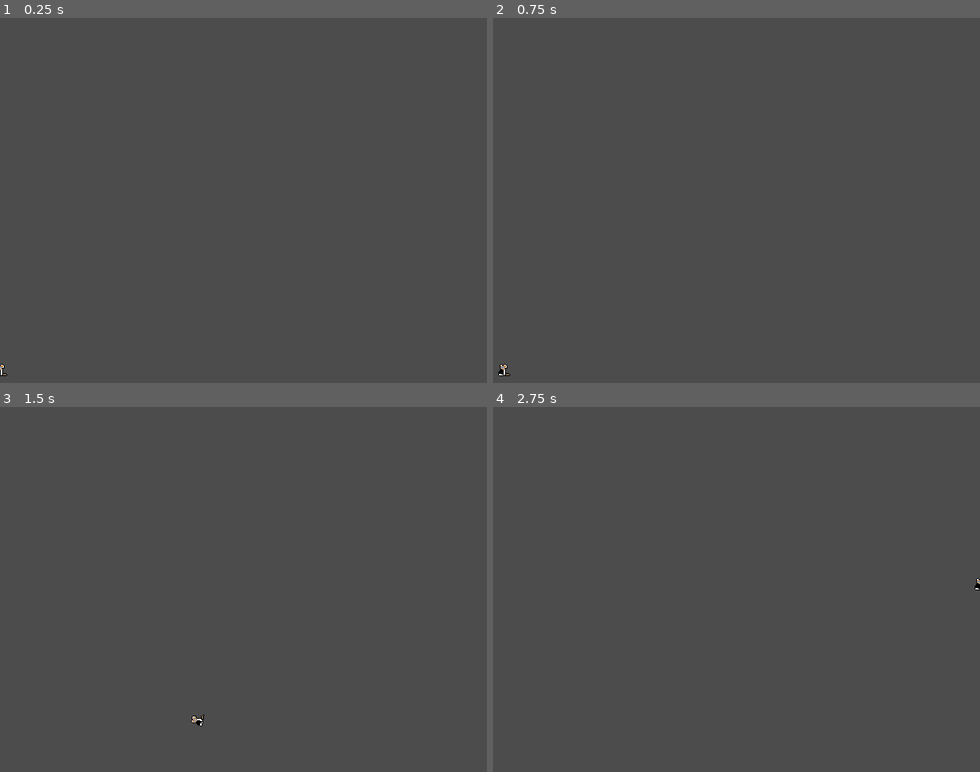
Above: before the commit, frames 1-4 (two rows, left to right).
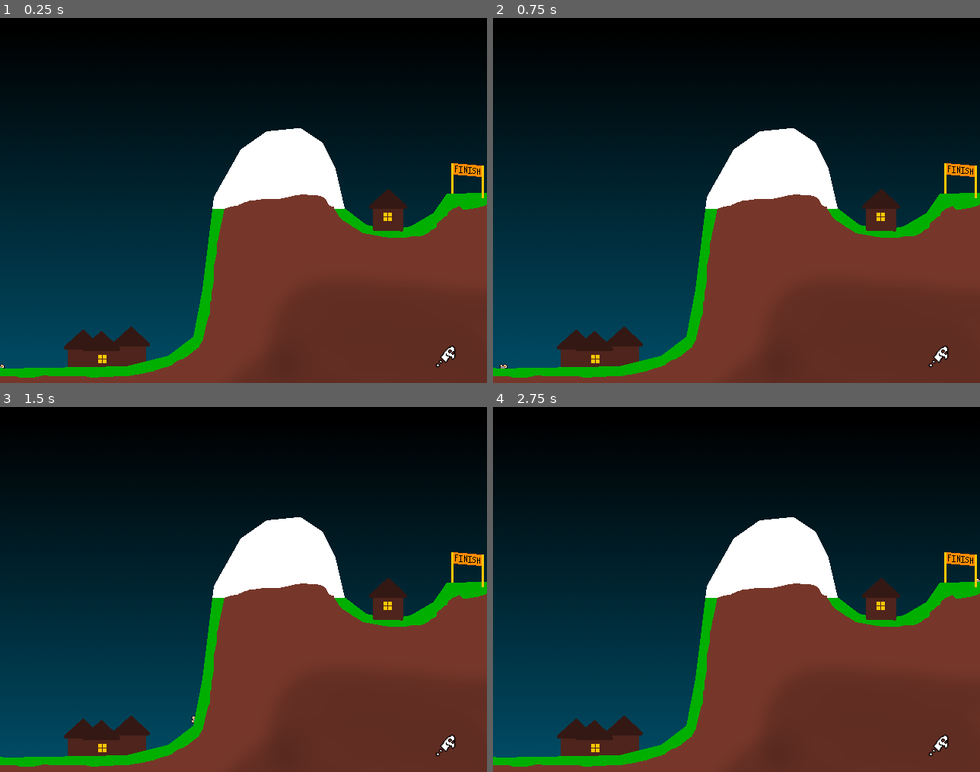
Above: after the commit, the same moments.

Repository: swashdev/minigame-madness
Game: Godot game, scene res://mini/big_rigs/big_rig_minigame.tscn
The game is run twice, just before and just after one commit, with the same random seed, the same clock (stepped at 60 frames per second) and the same inputs. This scene is started directly instead of the project's main scene.
Inputs:
- Up to frame 1 (0.25 s): no input
- Up to frame 2 (0.75 s): tap Enter at 0.5 s; hold Right (move_right) from 0.53 s (still down); hold Space (action) from 0.53 s (still down)
- Up to frame 3 (1.5 s): keep holding Right (move_right); tap Up (move_up) at 0.77 s; release Space (action) at 1.28 s; tap Space (action) at 1.35 s
- Up to frame 4 (2.75 s): tap Up (move_up) at 1.52 s; release Right (move_right) at 2.03 s; hold Left (move_left) from 2.03 s (still down); hold Space (action) from 2.03 s (still down)

The runs differ from the first frame. In frame 1, 100% of the frame differs, in the area x 0-100%, y 0-100%; in frame 2, 100%; in frame 3, 100%; in frame 4, 100%.

Commit message:
[BIGRIG] add a background & fg to the minigame.
A background has been drafted for the minigame, and some elements of it
have been brought forward to create a foreground.

Diff:
--- a/mini/big_rigs/big_rig_minigame.tscn
+++ b/mini/big_rigs/big_rig_minigame.tscn
@@ -1,8 +1,10 @@
-[gd_scene load_steps=5 format=2]
+[gd_scene load_steps=7 format=2]
 
 [ext_resource path="res://shared/scripts/minigame.gd" type="Script" id=1]
 [ext_resource path="res://shared/images/characters/fluffy/fluffy.png" type="Texture" id=2]
 [ext_resource path="res://mini/big_rigs/scripts/characters/rig.gd" type="Script" id=3]
+[ext_resource path="res://mini/big_rigs/images/backgrounds/fg.png" type="Texture" id=4]
+[ext_resource path="res://mini/big_rigs/images/backgrounds/bg.png" type="Texture" id=5]
 
 [sub_resource type="Curve2D" id=1]
 _data = {
@@ -11,6 +13,14 @@
 
 [node name="BigRigMinigame" type="Node2D"]
 script = ExtResource( 1 )
+
+[node name="Background" type="TextureRect" parent="."]
+margin_right = 40.0
+margin_bottom = 40.0
+texture = ExtResource( 5 )
+__meta__ = {
+"_edit_use_anchors_": false
+}
 
 [node name="RigPath" type="Path2D" parent="."]
 curve = SubResource( 1 )
@@ -23,3 +33,11 @@
 
 [node name="Sprite" type="Sprite" parent="RigPath/Rig1"]
 texture = ExtResource( 2 )
+
+[node name="Foreground" type="TextureRect" parent="."]
+margin_right = 40.0
+margin_bottom = 40.0
+texture = ExtResource( 4 )
+__meta__ = {
+"_edit_use_anchors_": false
+}
Binary file added: mini/big_rigs/images/backgrounds/bg.png
Not shown, added: mini/big_rigs/images/backgrounds/bg.png.import
Binary file added: mini/big_rigs/images/backgrounds/fg.png
Not shown, added: mini/big_rigs/images/backgrounds/fg.png.import
Not shown, added: mini/big_rigs/images/backgrounds/.bg.xcf
